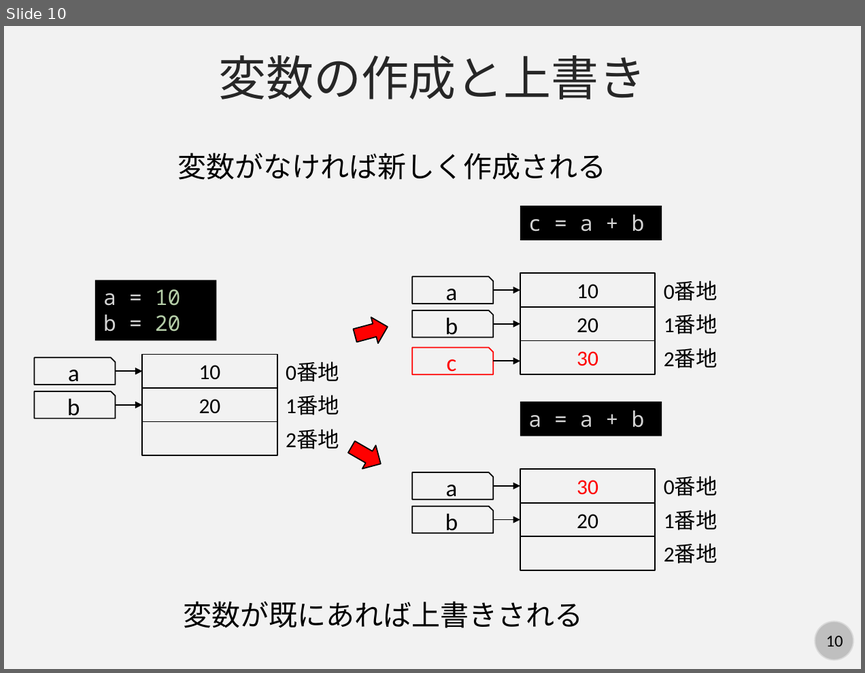
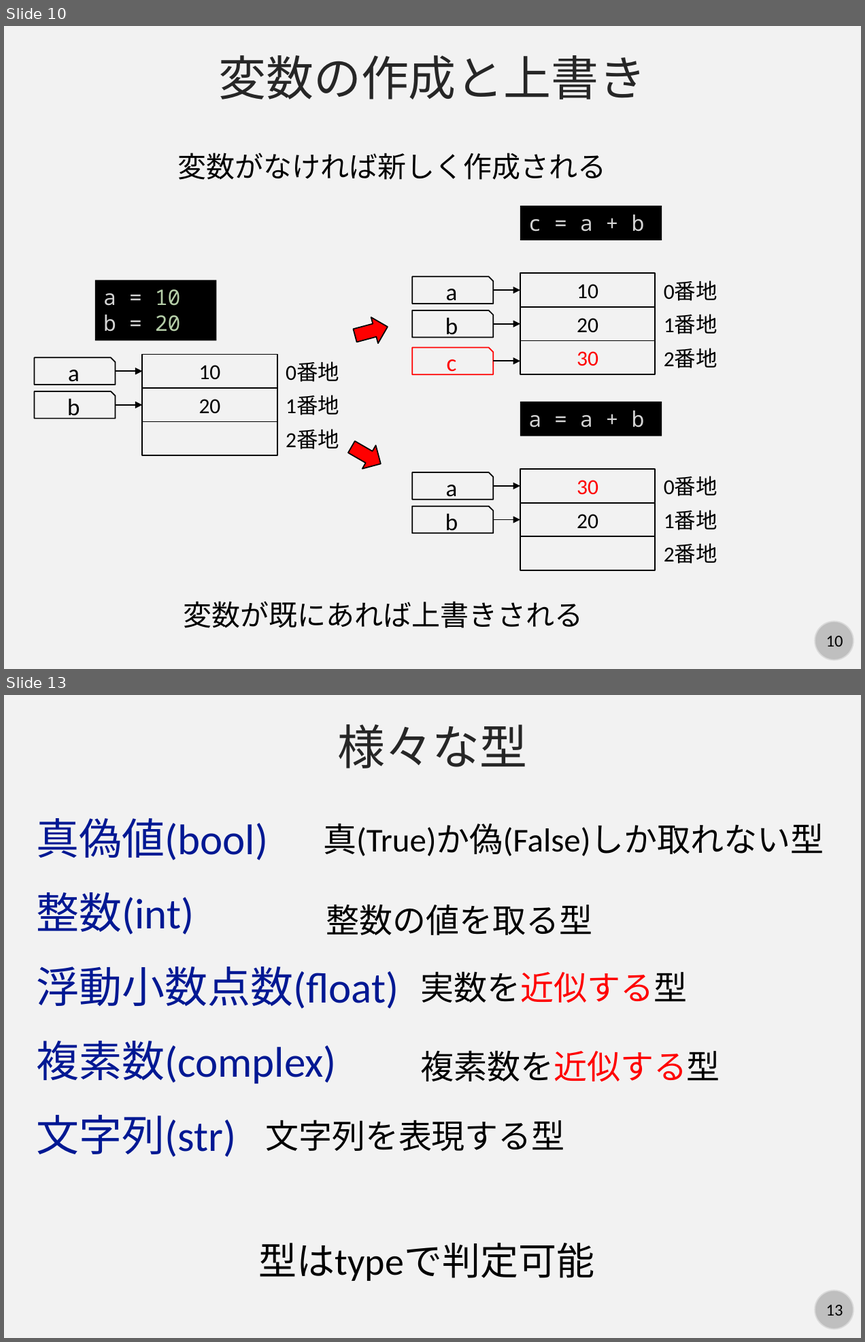
Before and after one commit to kaityo256/python_zero, a slide deck: basic/fig/slide.pptx. Shown one above the other, each under a label of ours: slide 10 before the commit, slides 10 and 13 after it; the slides between them are not shown. The pictures are 865x673 and 865x1342 pixels, drawn with LibreOffice and Linux fonts; fonts in the diff are those of the drawing. Boxes give left, top, right and bottom in pixels: in the first picture for what was removed or moved away, otherwise in the second. Text is boxed around its words. In the diff, an @@ line names an element or a change of style, - is before the commit and + after.

```diff
--- a/basic/fig/slide.pptx
+++ b/basic/fig/slide.pptx
@@ slide 13 added at (4, 695, 861, 1338), background #F2F2F2; not listed: 2 template elements that a slide beside it also shows @@
@@ text added at (337, 724, 528, 768), 40 pt, text #262626 @@
+様々な型
@@ text added at (36, 818, 268, 860), 36 pt, text #011893 @@
+真偽値(bool)
@@ text added at (323, 823, 823, 856), 28 pt, text #000000 @@
+真(True)か偽(False)しか取れない型
@@ text added at (36, 892, 194, 934), 36 pt, text #011893 @@
+整数(int)
@@ text added at (326, 904, 592, 935), 28 pt, text #000000 @@
+整数の値を取る型
@@ text added at (36, 966, 398, 1008), 36 pt, text #011893 @@
+浮動小数点数(float)
@@ text added at (421, 971, 687, 1002), 28 pt, text #000000 @@
+実数を近似する型
@@ text added at (36, 1040, 337, 1083), 36 pt, text #011893 @@
+複素数(complex)
@@ text added at (421, 1050, 720, 1081), 28 pt, text #000000 @@
+複素数を近似する型
@@ text added at (36, 1115, 236, 1157), 36 pt, text #011893 @@
+文字列(str)
@@ text added at (265, 1119, 564, 1151), 28 pt, text #000000 @@
+文字列を表現する型
@@ text added at (258, 1242, 594, 1280), 32 pt, text #000000 @@
+型はtypeで判定可能
```
Also in this commit, not shown: 3 slides changed, 7 other slides added.
